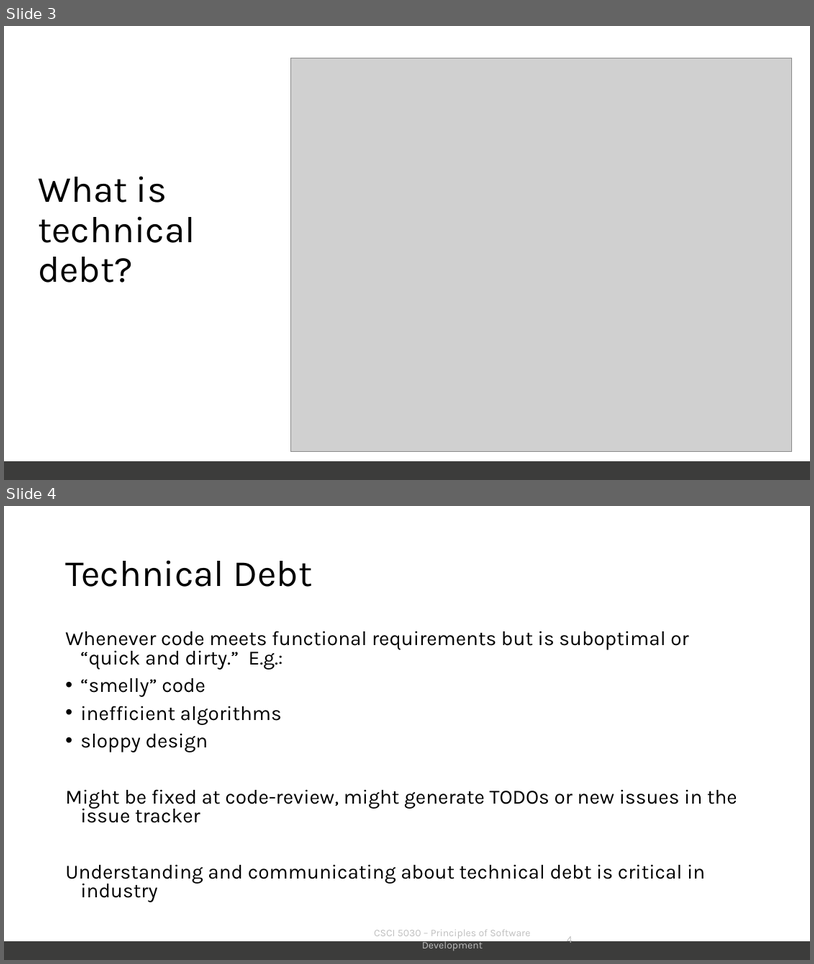
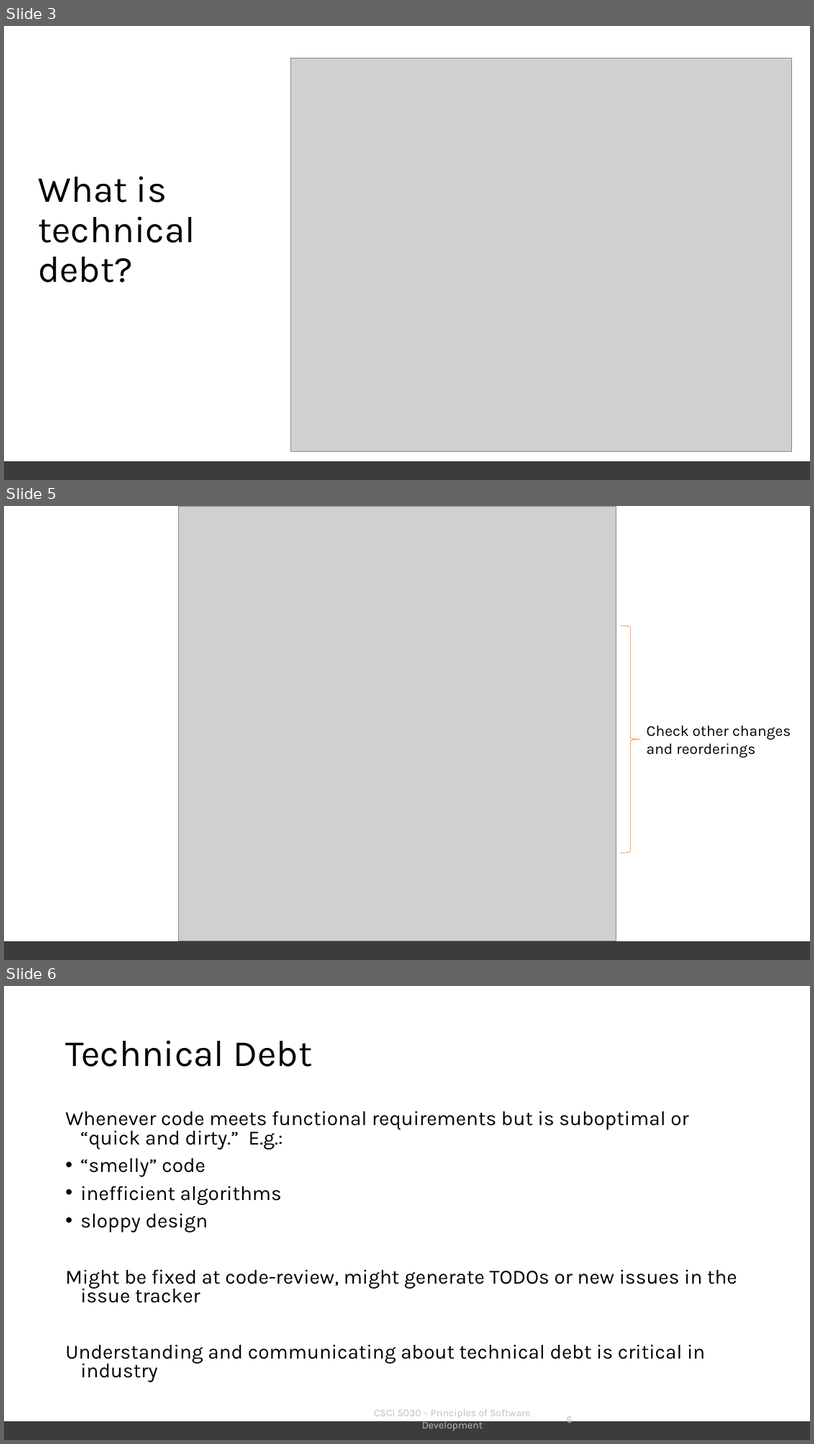
Before and after one commit to SannioEvolution/Material, a slide deck: 11 - Putting it all together, Technical Debt.pptx. Shown one above the other, each under a label of ours: slides 3 and 4 before the commit, slides 3, 5 and 6 after it; the slides between them are not shown. The pictures are 814x964 and 814x1444 pixels, drawn with LibreOffice and Linux fonts; fonts in the diff are those of the drawing; grey boxes stand for pictures. Boxes give left, top, right and bottom in pixels: in the first picture for what was removed or moved away, otherwise in the second. Text is boxed around its words. In the diff, an @@ line names an element or a change of style, - is before the commit and + after.

```diff
--- a/11 - Putting it all together, Technical Debt.pptx
+++ b/11 - Putting it all together, Technical Debt.pptx
@@ slide 5 added at <box>4,506,810,960</box>, background #FFFFFF; not listed: 1 template element that a slide beside it also shows @@
@@ picture added at <box>179,506,617,941</box> @@
@@ right brace added at <box>620,626,641,853</box>, outline #F97923 0.5 pt @@
@@ text added at <box>647,725,791,757</box>, 18 pt, text #000000 @@
+Check other changes and reorderings
@@ what was slide 4 is now slide 6 @@
@@ page number at <box>567,1421,573,1425</box>: text changed @@
-4
+6
```
Also in this commit, not shown: 1 other slide added, 1 other file.
